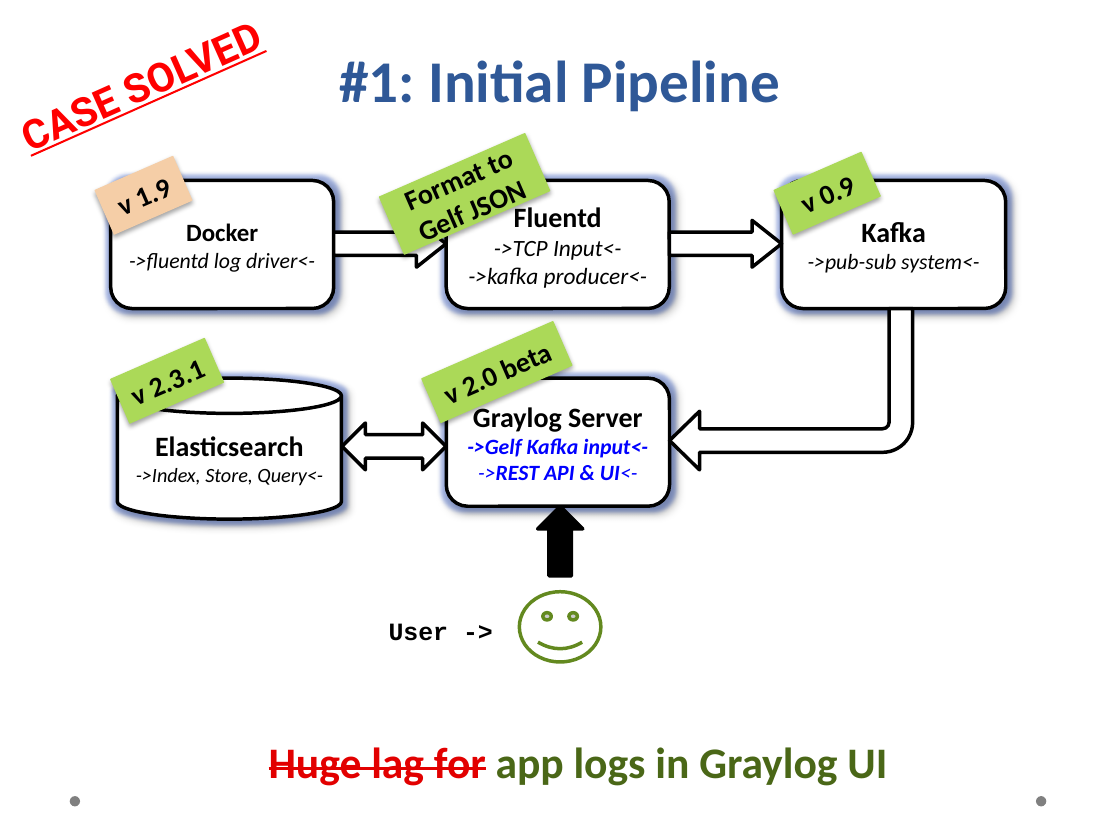
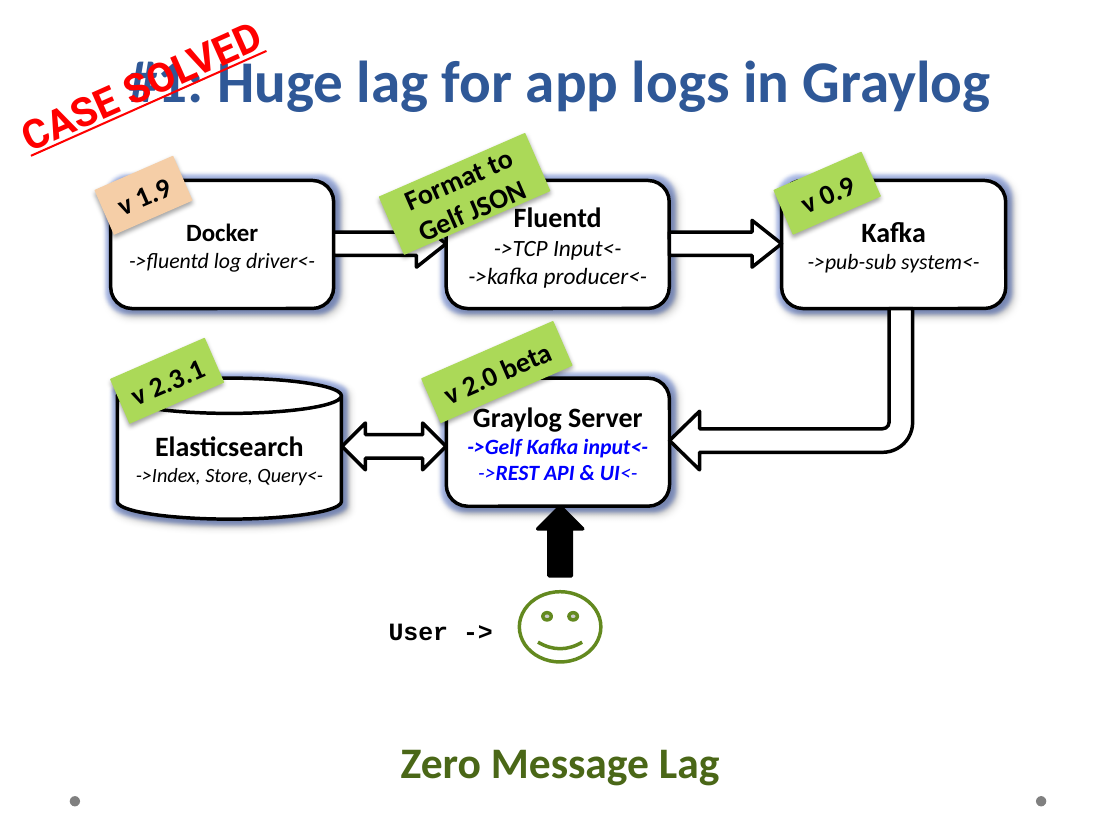
Before and after one commit to rohit01/rohit01.github.io, a slide deck: slide 15 of res/talks/logging-at-scale-using-graylog-billion-messages-100k-req-sec/logging-at-scale.pptx (slide 16 before the commit). Drawn at 1120x840 pixels with LibreOffice and Linux fonts; fonts in the diff are those of the drawing; background and template pictures are left out. Boxes give left, top, right and bottom in pixels: in the first picture for what was removed or moved away, otherwise in the second. Text is boxed around its words. In the diff, an @@ line names an element or a change of style, - is before the commit and + after.

```diff
--- a/res/talks/logging-at-scale-using-graylog-billion-messages-100k-req-sec/logging-at-scale.pptx
+++ b/res/talks/logging-at-scale-using-graylog-billion-messages-100k-req-sec/logging-at-scale.pptx
@@ title at (x1=217, y1=53, x2=991, y2=112): text changed @@
-#1: Initial Pipeline
+#1: Huge lag for app logs in Graylog
@@ text at (x1=401, y1=749, x2=720, y2=786): text changed @@
-Huge lag for app logs in Graylog UI
+Zero Message Lag
```
Also in this commit, not shown: 10 other slides changed, 2 slides removed, 1 other file.
